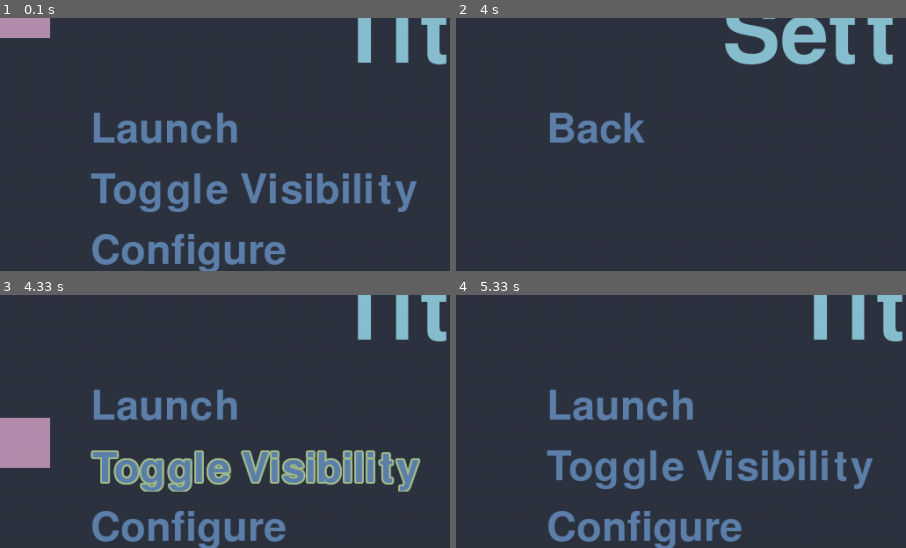
Above: before the commit, frames 1-4 (two rows, left to right).
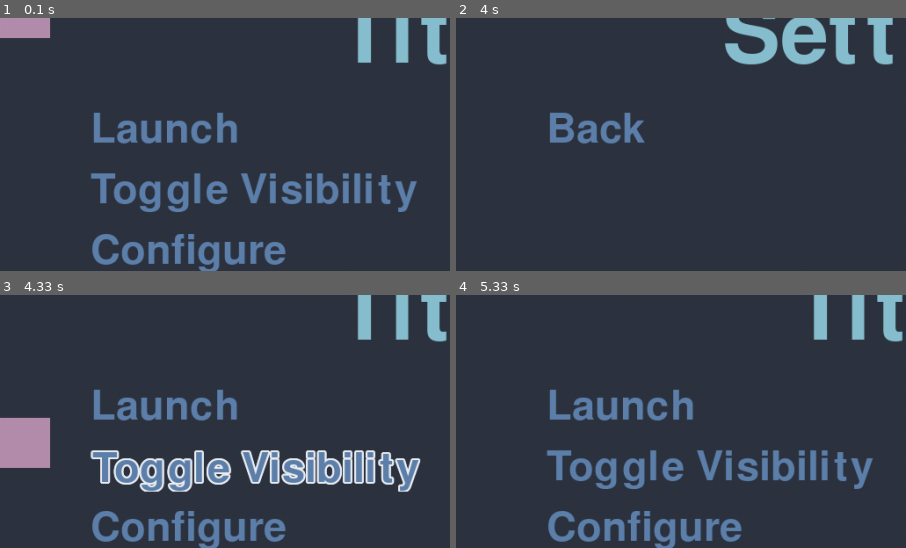
Above: after the commit, the same moments.

Repository: LarsGerhard/Pygame_Boilerplate
Game: pygame game, started from Main.py
Same seed, same stepped clock (60 frames per second), same inputs: the game is played once before the commit and once after it.
Inputs (mouse positions are % of the whole screen's width and height, from its top left):
- Up to frame 1 (0.1 s): no input
- Up to frame 2 (4 s): press the mouse at (18, 28) at 0.37 s; move the mouse to (19, 51) at 0.47 s; release the mouse at (19, 73) at 0.6 s; press the mouse at (16, 28) at 0.7 s; move the mouse to (15, 53) at 0.8 s; release the mouse at (15, 79) at 0.93 s; press the mouse at (28, 40) at 1.03 s; move the mouse to (29, 37) at 1.13 s; release the mouse at (29, 34) at 1.27 s; press the mouse at (28, 40) at 1.37 s; move the mouse to (35, 29) at 1.47 s; release the mouse at (42, 17) at 1.6 s; press the mouse at (18, 28) at 1.7 s; move the mouse to (16, 37) at 1.8 s; release the mouse at (13, 47) at 1.93 s; press the mouse at (28, 40) at 2.03 s; move the mouse to (53, 63) at 2.13 s; release the mouse at (78, 86) at 2.27 s; press the mouse at (28, 40) at 2.37 s; move the mouse to (52, 41) at 2.47 s; release the mouse at (75, 41) at 2.6 s; press the mouse at (18, 28) at 2.7 s; move the mouse to (24, 43) at 2.8 s; release the mouse at (29, 58) at 2.93 s; press the mouse at (28, 40) at 3.03 s; move the mouse to (24, 45) at 3.13 s; release the mouse at (20, 51) at 3.27 s; press the mouse at (16, 28) at 3.37 s; move the mouse to (21, 20) at 3.47 s; release the mouse at (27, 13) at 3.6 s; press the mouse at (21, 52) at 3.7 s; move the mouse to (39, 37) at 3.8 s; release the mouse at (56, 23) at 3.93 s
- Up to frame 3 (4.33 s): press the mouse at (16, 28) at 4.03 s; move the mouse to (31, 34) at 4.13 s; release the mouse at (46, 40) at 4.27 s
- Up to frame 4 (5.33 s): press the mouse at (28, 40) at 4.37 s; move the mouse to (56, 27) at 4.47 s; release the mouse at (84, 14) at 4.6 s; press the mouse at (21, 52) at 4.7 s; move the mouse to (52, 58) at 4.8 s; release the mouse at (83, 64) at 4.93 s; press the mouse at (16, 28) at 5.03 s; move the mouse to (19, 43) at 5.13 s; release the mouse at (23, 58) at 5.27 s
The pictures show only the part of the screen within x 0-50%, y 6-56%; the shares and areas given below are measured in that part.

Frames 1-2 are identical in both runs. In frame 3, 3.8% of the frame differs, in the area x 20-94%, y 61-78%; in frame 4, nothing differs.

Commit message:
Broken temp build

Diff:
--- a/Main.py
+++ b/Main.py
@@ -13,7 +13,9 @@
 
 _circle_cache = {}
 
-
+def rescale(object, vhin, vwin):
+    object.x = (object.x / vw) * vwin
+    object.y = (object.y / vh) * vhin
 def _circlepoints(r):
     r = int(round(r))
     if r in _circle_cache:
@@ -114,21 +116,23 @@
 
 
 # Loads fonts based on passed height
-def font_size_change(window_size):
+def font_size_change(window_height, window_width):
     # Set scale used (height of the window / 100)
-    object_scale = window_size / 100
+    vhout = window_height / 100
+    vwout = window_width / 100
+    vminout = min(vhout, vwout)
 
     # Load fonts, scaled with window size
-    scaled_small_font = pg.font.SysFont(pg.font.get_default_font(), int(5 * object_scale))
-
-    scaled_medium_font = pg.font.SysFont(pg.font.get_default_font(), int(8 * object_scale))
-
-    scaled_large_font = pg.font.SysFont(pg.font.get_default_font(), int(12 * object_scale))
-
-    scaled_huge_font = pg.font.SysFont(pg.font.get_default_font(), int(25 * object_scale))
+    scaled_small_font = pg.font.SysFont(pg.font.get_default_font(), int(5 * vminout))
+
+    scaled_medium_font = pg.font.SysFont(pg.font.get_default_font(), int(8 * vminout))
+
+    scaled_large_font = pg.font.SysFont(pg.font.get_default_font(), int(12 * vminout))
+
+    scaled_huge_font = pg.font.SysFont(pg.font.get_default_font(), int(25 * vminout))
 
     # Output fonts
-    return scaled_small_font, scaled_medium_font, scaled_large_font, scaled_huge_font, object_scale
+    return scaled_small_font, scaled_medium_font, scaled_large_font, scaled_huge_font, vhout, vwout, vminout
 
 
 def frame_counter_function():
@@ -193,13 +197,13 @@
     print("Error 3: Unreadable configuration file, recreating from scratch")
     fullscreen, screen_width, screen_height, display_number, framerate, frame_counter = create_default_display_config()
 
-# TODO: Create logic for changing window when new display is added
 # Create window
 if fullscreen == 0:
     screen = pg.display.set_mode(size=(screen_width, screen_height), flags=pg.FULLSCREEN,
                                  display=display_number, vsync=1)
+# TODO: Fix so that default saved resolution is different
 elif fullscreen == 1:
-    screen = pg.display.set_mode(size=(screen_width * 0.8, screen_height * 0.8),
+    screen = pg.display.set_mode(size=(screen_width * 0.8, screen_height * 0.8), flags=pg.RESIZABLE,
                                  vsync=1)
 else:
     screen = pg.display.set_mode(size=(screen_width, screen_height), flags=pg.NOFRAME, vsync=1)
@@ -234,7 +238,7 @@
 purple = pg.Color("#b48ead")
 
 # Loads fonts based on starting height
-small_font, medium_font, large_font, huge_font, scale = font_size_change(height)
+small_font, medium_font, large_font, huge_font, vh, vw, vmin = font_size_change(height, width)
 
 # Sets up movement and framerate titles
 frame_clock = pg.time.Clock()
@@ -243,7 +247,6 @@
 
 
 # Used classes
-# TODO: Create shape button
 
 # Class for more easily printing text directly to the screen
 # Follows (Text input, x position, y position, main colour of the text, font used)
@@ -259,6 +262,11 @@
 
     # Function to call for the text to be rendered. x_off and y_off being false result in the x/y coordinates being the
     # centre of the text rather than the top right corner
+    def rescale(self, vhin, vwin, font_in=large_font):
+        self.font = font_in
+        self.x = (self.x / vw) * vwin
+        self.y = (self.y / vh) * vhin
+
     def render(self, x_off=False, y_off=False):
 
         # Loads text and correctable x/y coordinates
@@ -281,7 +289,7 @@
 # Follows (Text input, x position, y position, main colour of the text, highlight colour for when text is hovered,
 # click colour for while text is pressed, font used)
 class ClickText(ScreenText):
-    def __init__(self, text, x, y, colour=blue, highlight_colour=green, click_colour=teal, font=large_font):
+    def __init__(self, text, x, y, colour=blue, highlight_colour=white_one, click_colour=green, font=large_font):
 
         # Loads parent class properties and additional properties
         super().__init__(text, x, y)
@@ -365,19 +373,16 @@
 # Objects on title screen
 
 # Title for main screen
-title = ScreenText("Title!", width / 2, scale, font=huge_font)
-
-# Title for settings screen
-title_settings = ScreenText("Settings", width / 2, scale, font=huge_font)
+title = ScreenText("Title!", 50 * vw, vh, font=huge_font)
 
 # Square used to test motion
-test_square = pg.Rect(0, 0, 10 * scale, 10 * scale)
+test_square = pg.Rect(0, 0, 10 * vh, 10 * vh)
 
 # Spacing distance between text
-text_space_title = 12 * scale
+text_space_title = 12 * vh
 
 # Spacing distance from left side
-text_location_title = 18 * scale
+text_location_title = 18 * vh
 
 # Example begin button (By default moves the test box)
 begin_button = ClickText("Launch", text_location_title, 2 * text_space_title)
@@ -392,6 +397,11 @@
 quit_button = ClickText("Exit", text_location_title, 5 * text_space_title)
 
 # Objects on config screen
+
+# Title for settings screen
+title_settings = ScreenText("Settings", width / 2, vh, font=huge_font)
+
+# Back button
 back_button = ClickText("Back", text_location_title, 2 * text_space_title)
 
 # Basic program loop
@@ -406,7 +416,7 @@
     dt = move_clock.tick() * 1.012
 
     # Unit of velocity (travels the height of the screen in a bit more than one second)
-    VU = (scale / 10) * dt
+    VU = (vh / 10) * dt
 
     # Gets mouse coordinates
     mouse = pg.mouse.get_pos()
@@ -416,6 +426,15 @@
         # Checks if corner close button is pressed
         if event.type == pg.QUIT:
             state = 0
+        # Changes window size if resized
+        if event.type == pg.VIDEORESIZE:
+            screen_width = screen.get_width()
+            screen_height = screen.get_height()
+            width, height = screen_width, screen_height
+            small_font, medium_font, large_font, huge_font, vhnew, vwnew, vminnew = font_size_change(height, width)
+            title.rescale(vhnew, vwnew, huge_font)
+            vh = vhnew
+            vw = vwnew
 
     # Creates blank screen
     screen.fill(grey_one)
@@ -469,5 +488,7 @@
     # Update display
     pg.display.update()
 
+    # Resize if windowed and size changes
+
 # Closes window
 pg.quit()
--- a/config.json
+++ b/config.json
@@ -1,7 +1,7 @@
 {
   "Fullscreen (0 for full, 1 for windowed, 2 for borderless windowed)": 1,
-  "Screen Width (in px)": 3072,
-  "Screen Height (in px)": 1728,
+  "Screen Width (in px)": 2256,
+  "Screen Height (in px)": 1504,
   "Display Number (0 for primary monitor)": 0,
   "Framerate (in fps)": 120,
   "Frame Counter On (true or false)": true
